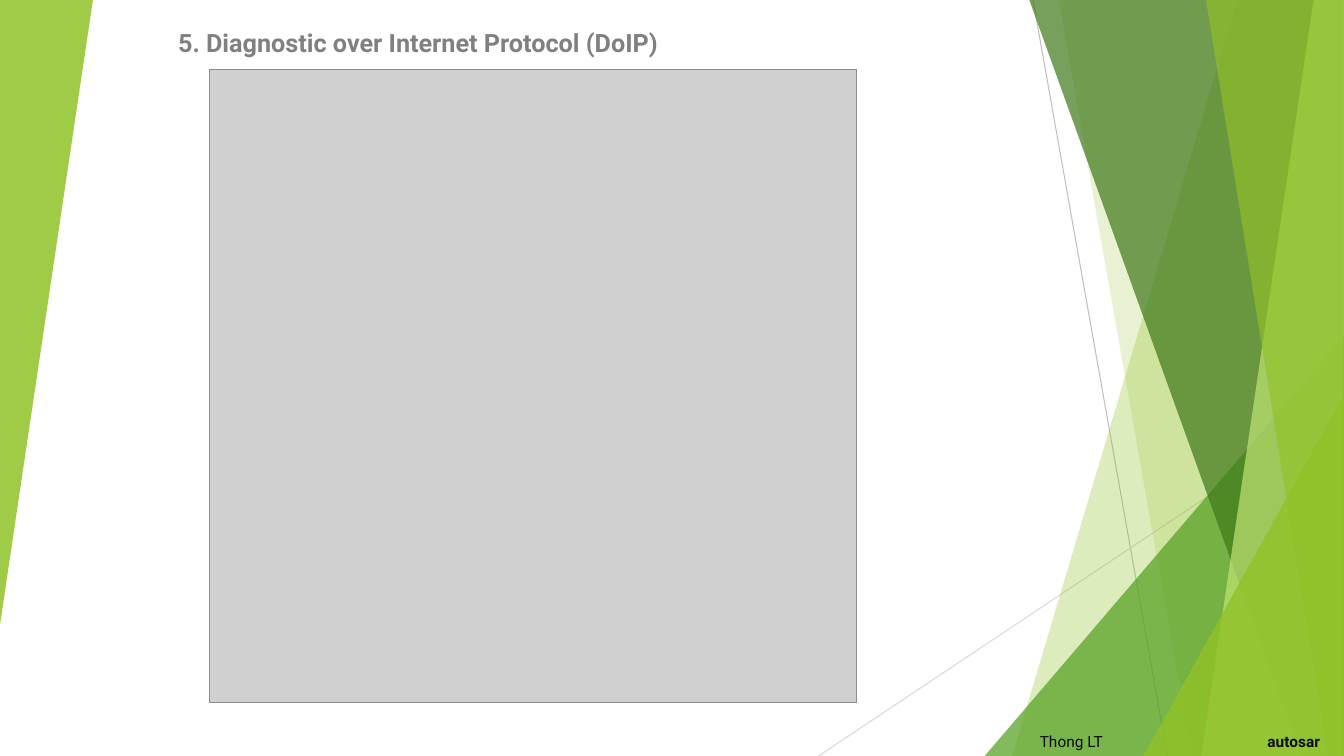
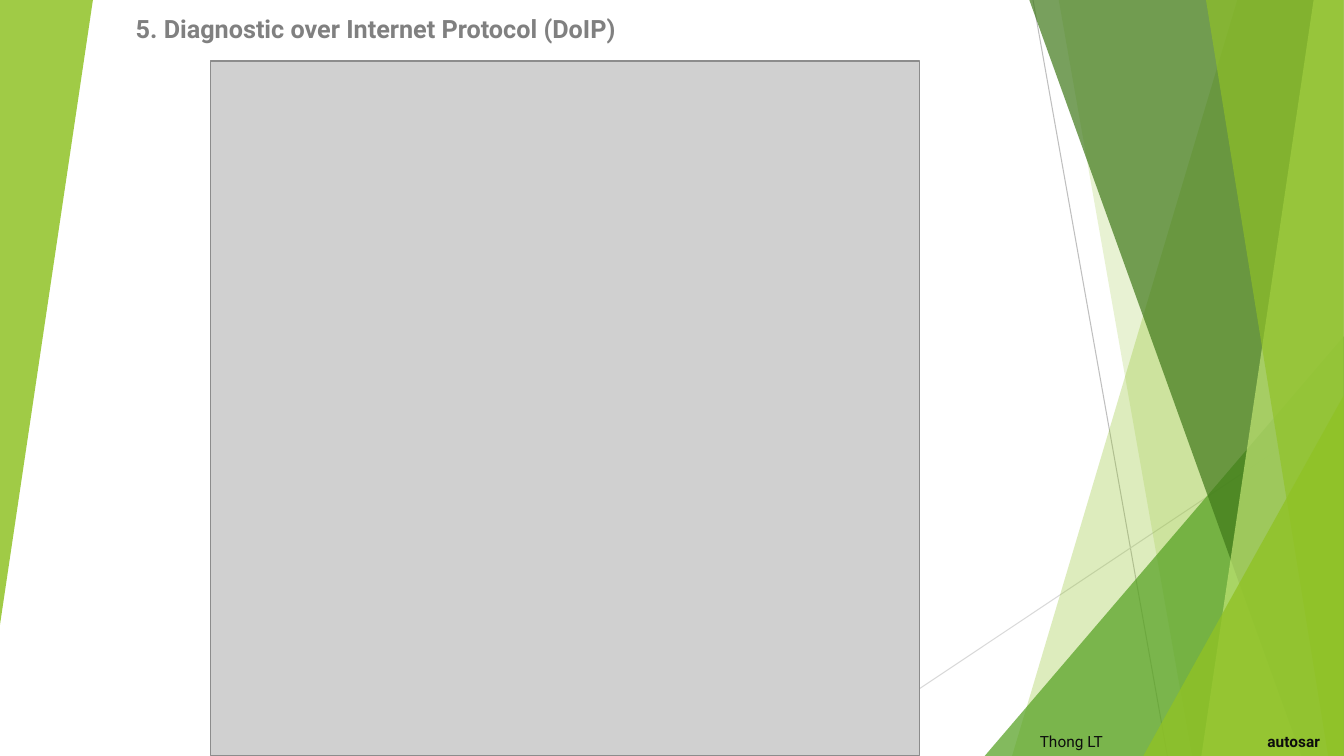
Before and after one commit to letrthong/autosar, a slide deck: slide 10 of Autosar.pptx. Drawn at 1344x756 pixels with LibreOffice and Linux fonts; fonts in the diff are those of the drawing; grey boxes stand for pictures. Boxes give left, top, right and bottom in pixels: in the first picture for what was removed or moved away, otherwise in the second. Text is boxed around its words. In the diff, an @@ line names an element or a change of style, - is before the commit and + after.

```diff
--- a/Autosar.pptx
+++ b/Autosar.pptx
@@ subtitle "5. Diagnostic over Internet Protocol ...": place and size @@
-subtitle "5. Diagnostic over Internet Protocol ..." at box(178, 32, 658, 57)
+subtitle "5. Diagnostic over Internet Protocol ..." at box(136, 18, 616, 43)
@@ picture: place and size @@
-picture at box(210, 70, 857, 704)
+picture at box(211, 62, 921, 756)
```
Also in this commit, not shown: 2 other files.
